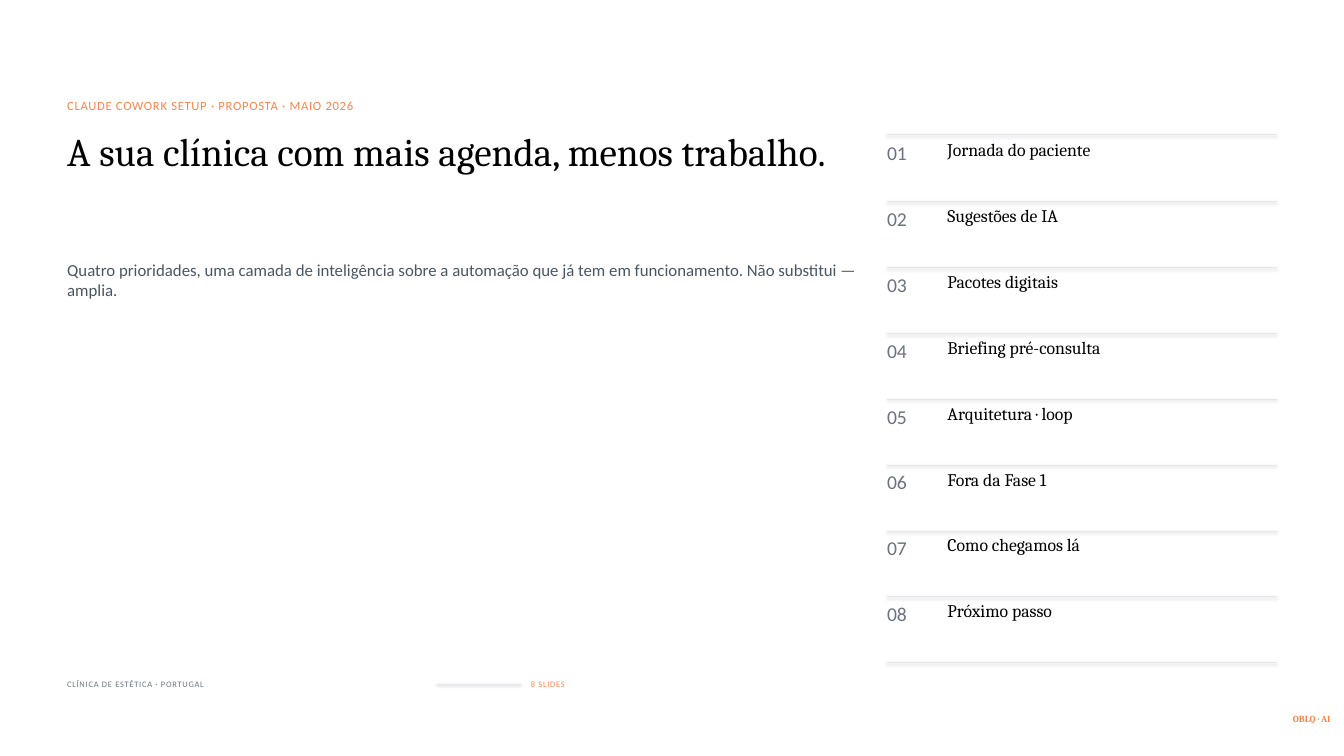
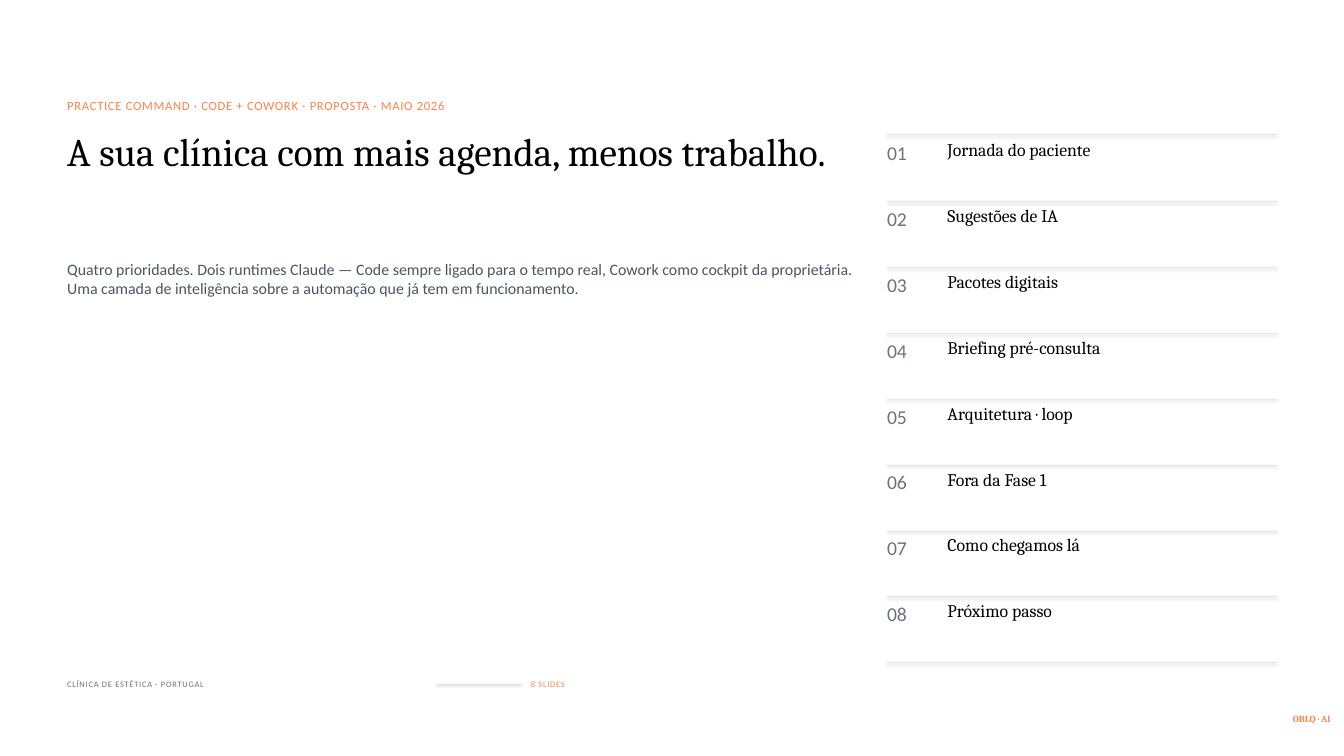
Before and after one commit to joaocosta-oblqai/oblqai-dashboard, a slide deck: slide 1 of clients/sara/Sara-Proposal.pptx. Drawn at 1344x756 pixels with LibreOffice and Linux fonts; fonts in the diff are those of the drawing. Boxes give left, top, right and bottom in pixels: in the first picture for what was removed or moved away, otherwise in the second. Text is boxed around its words. In the diff, an @@ line names an element or a change of style, - is before the commit and + after.

Commit message:
updates(2026-05-27): Code+Cowork architecture + de-jargon pass on Sara decks

```diff
--- a/clients/sara/Sara-Proposal.pptx
+++ b/clients/sara/Sara-Proposal.pptx
@@ text at (67,101,445,110): text changed @@
-CLAUDE COWORK SETUP · PROPOSTA · MAIO 2026
+PRACTICE COMMAND · CODE + COWORK · PROPOSTA · MAIO 2026
@@ text at (67,264,852,297): text changed; size 18 to 17 pt @@
-Quatro prioridades, uma camada de inteligência sobre a automação que já tem em funcionamento. Não substitui — amplia.
+Quatro prioridades. Dois runtimes Claude — Code sempre ligado para o tempo real, Cowork como cockpit da proprietária. Uma camada de inteligência sobre a automação que já tem em funcionamento.
```
Also in this commit, not shown: 1 other slide changed, 4 other files.
